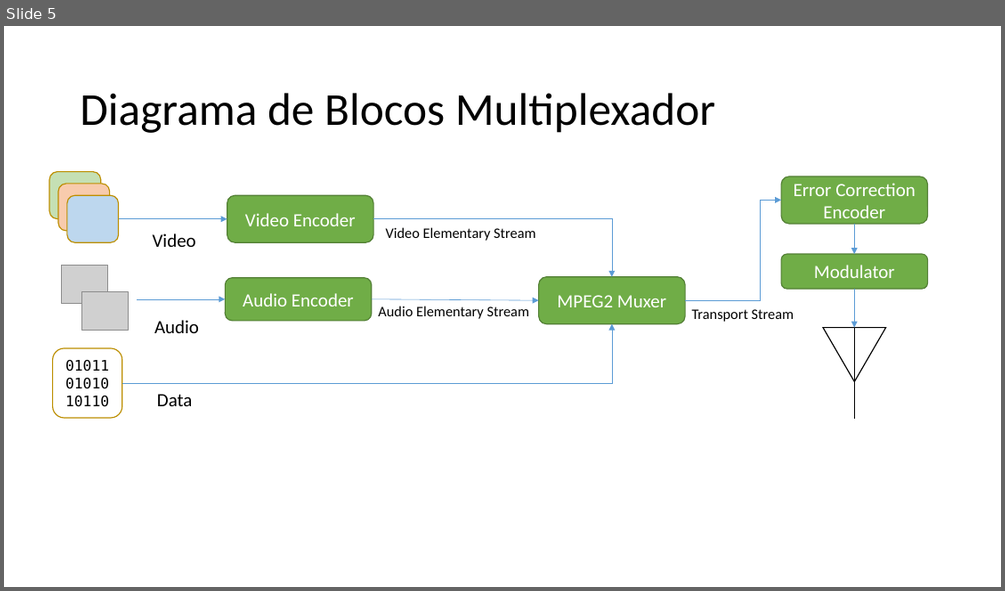
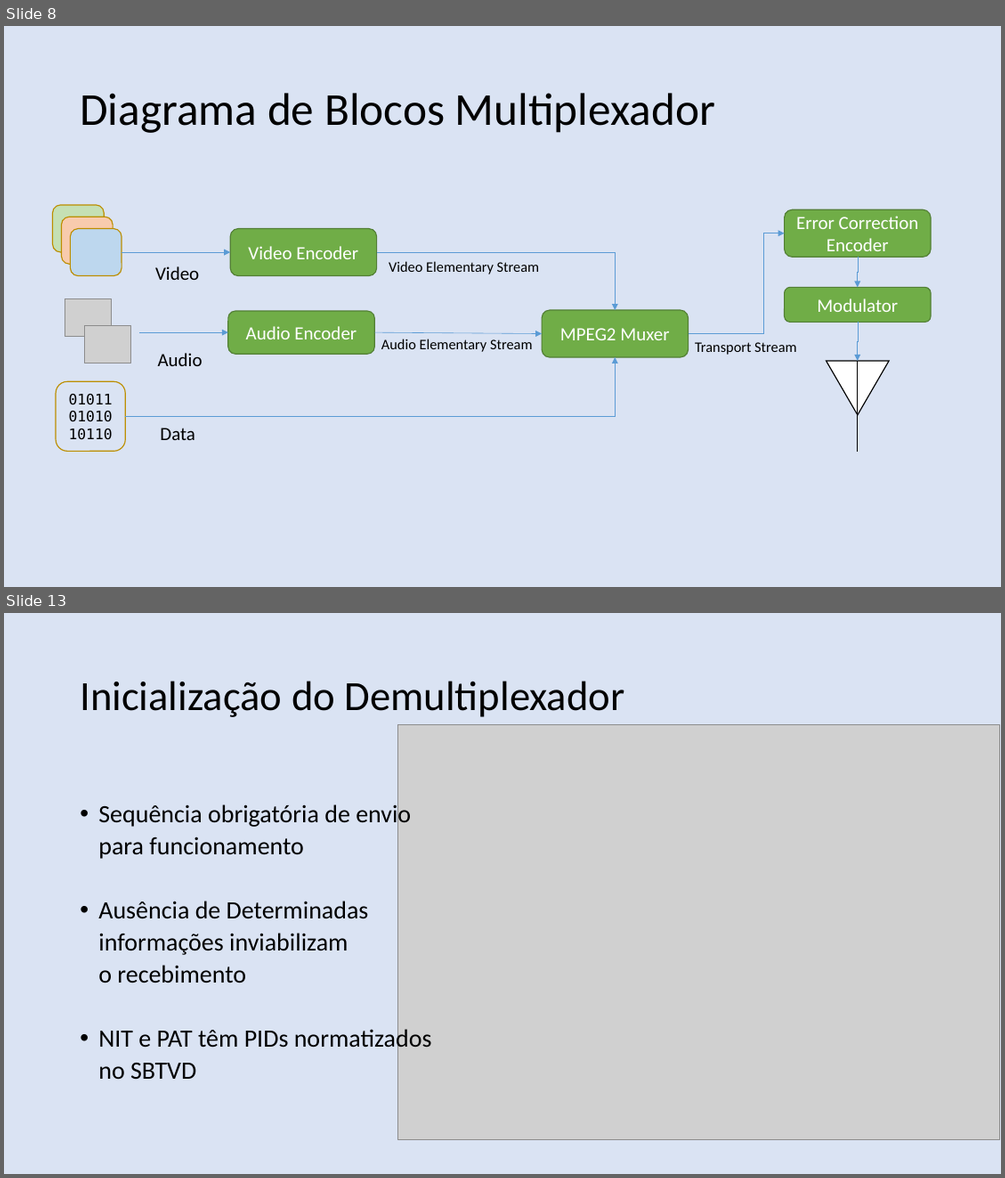
Before and after one commit to nasall2/TCC, a slide deck: relatorio/abntex2-modelos-1.9.2/figuras/apresentacao.pptx. Shown one above the other, each under a label of ours: slide 5 before the commit, slides 8 and 13 after it; the slides between them are not shown. The pictures are 1005x591 and 1005x1178 pixels, drawn with LibreOffice and Linux fonts; fonts in the diff are those of the drawing; grey boxes stand for pictures. Boxes give left, top, right and bottom in pixels: in the first picture for what was removed or moved away, otherwise in the second. Text is boxed around its words. In the diff, an @@ line names an element or a change of style, - is before the commit and + after.

```diff
--- a/relatorio/abntex2-modelos-1.9.2/figuras/apresentacao.pptx
+++ b/relatorio/abntex2-modelos-1.9.2/figuras/apresentacao.pptx
@@ slide 13 added at (4,613,1001,1174), background #DAE3F3 @@
@@ text added at (80,681,625,717), 40 pt, text #000000 @@
+Inicialização do Demultiplexador
@@ picture added at (398,725,1000,1140) @@
@@ text added at (98,802,432,1079), 24 pt, text #000000 @@
+• Sequência obrigatória de envio
+para funcionamento
+• Ausência de Determinadas
+informações inviabilizam
+o recebimento
+• NIT e PAT têm PIDs normatizados
+no SBTVD
@@ what was slide 5 is now slide 8 @@
@@ slide 8 changed as well @@
@@ background #FFFFFF to #DAE3F3 @@
@@ 4 rounded rectangles, 3 texts, 3 elbow arrows: place and size @@
-4 rounded rectangles, 3 texts, 3 elbow arrows at (67,176,928,406)
+4 rounded rectangles, 3 texts, 3 elbow arrows at (71,210,931,440)
@@ 5 rounded rectangles, 3 texts, 3 arrows, 2 pictures, 2 elbow arrows, 1 triangle, 1 line: place and size @@
-5 rounded rectangles, 3 texts, 3 arrows, 2 pictures, 2 elbow arrows, 1 triangle, 1 line at (49,172,928,418)
+5 rounded rectangles, 3 texts, 3 arrows, 2 pictures, 2 elbow arrows, 1 triangle, 1 line at (53,205,931,451)
```
Also in this commit, not shown: 6 other slides changed, 7 other slides added, 2 slides removed, 4 other files.
